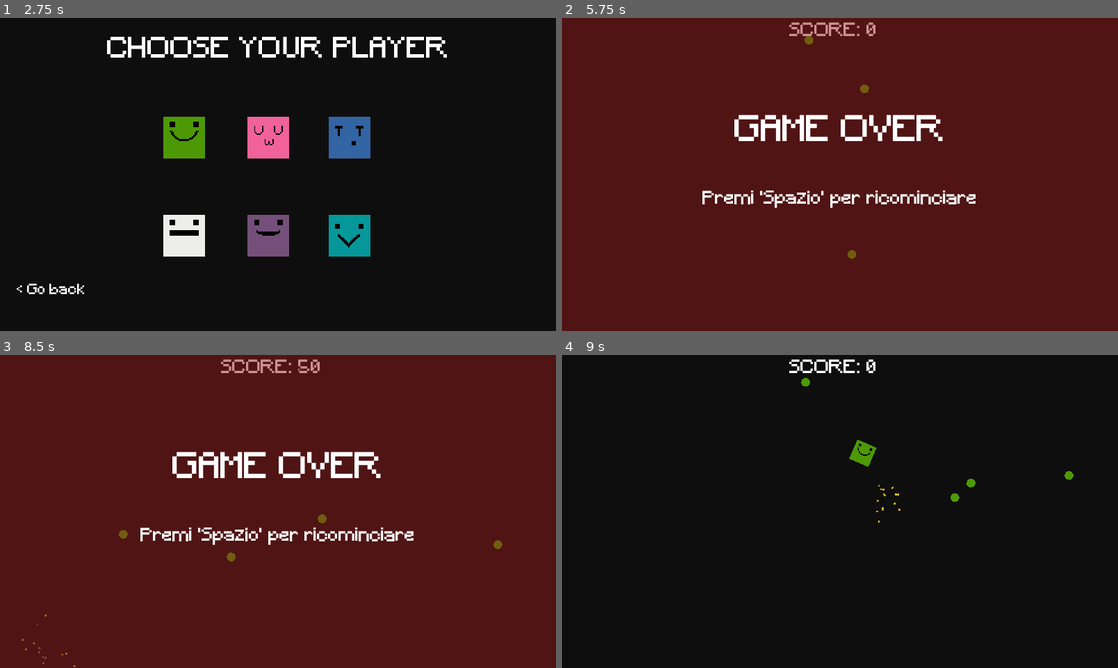
Above: before the commit, frames 1-4 (two rows, left to right).
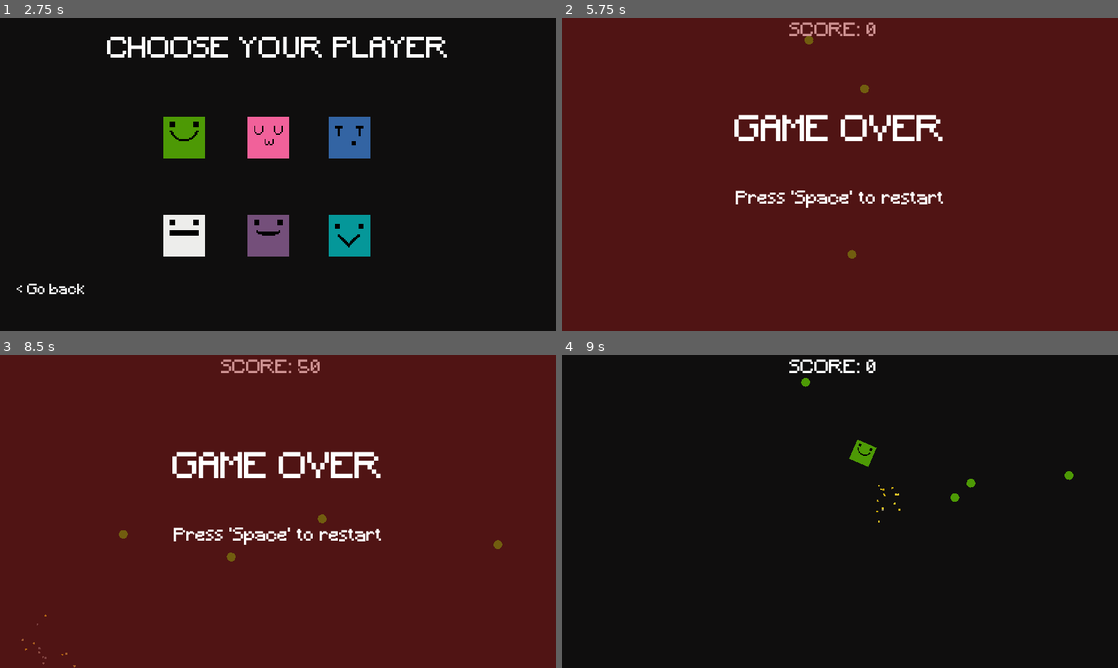
Above: after the commit, the same moments.

Repository: Stefano-Labianca/Square-Shooter
Game: Godot game, scene res://Scenes/GUI/MainGUI.tscn
The game is run twice, just before and just after one commit, with the same random seed, the same clock (stepped at 60 frames per second) and the same inputs.
Inputs (mouse positions are in pixels of both pictures, inside the frame that each line leads up to):
- Up to frame 1 (2.75 s): click "Play" at 0.5 s; click "< Go back" at 1.25 s; click "Play" at 2 s
- Up to frame 2 (5.75 s): tap Enter at 2.75 s; move the mouse to (745, 136) at 2.77 s; press the mouse at (745, 136) at 2.78 s; hold D (right) 2.78-3.53 s; move the mouse to (728, 190) at 3.52 s; release the mouse at (728, 190) at 3.53 s; hold S (down) 3.53-4.28 s; click (728, 190) at 3.6 s; move the mouse to (895, 105) at 4.27 s; press the mouse at (895, 105) at 4.28 s; hold D (right) 4.28-5.03 s; move the mouse to (812, 237) at 5.02 s; release the mouse at (812, 237) at 5.03 s; hold W (up) from 5.03 s (still down); click (812, 237) at 5.1 s
- Up to frame 3 (8.5 s): tap Space (restart) at 5.75, 6.4 s; move the mouse to (444, 558) at 5.77 s; release W (up) at 5.78 s; press the mouse at (444, 558) at 5.78 s; hold A (left) 5.78-7.28 s; move the mouse to (111, 464) at 6.52 s; release the mouse at (111, 464) at 6.53 s; click (111, 464) at 6.6 s; move the mouse to (305, 511) at 7.27 s; press the mouse at (305, 511) at 7.28 s; hold S (down) 7.28-8.03 s; move the mouse to (194, 433) at 8.02 s; release the mouse at (194, 433) at 8.03 s; hold D (right) from 8.03 s (still down); click (194, 433) at 8.1 s
- Up to frame 4 (9 s): tap Space (restart) at 8.75 s; move the mouse to (962, 495) at 8.77 s; release D (right) at 8.78 s; press the mouse at (962, 495) at 8.78 s; hold W (up) from 8.78 s (still down)

Frame 1 is identical in both runs. In frame 2, 1.1% of the frame differs, in the area x 25-75%, y 55-77%; in frame 3, 1.2%, in the area x 7-75%, y 51-96%; in frame 4, less than 0.1%.

Commit message:
-- VERSION RELEASE 1.1.0 -- [UPDATES]: - New audios for the explosions for the "armored" and for the "bomber" enemies; - New audio played when the player die; [CHANGES]: - Clean up the logic of the code; - Unused AudioStreamPlayer2D and Particles2D nodes will autodelete after some seconds;

Diff:
--- a/Global.gd
+++ b/Global.gd
@@ -5,8 +5,8 @@
 const LOGIN_SCENE_PATH: String = "res://World.tscn"
 const DIRECTORY_SAVE_FILE: String = "user://save/"
 const SAVE_FILE_PATH: String = DIRECTORY_SAVE_FILE + "save_game.dat"
-const DEAD_VOLUME: float = -5.5
-const CLICK_VOLUME: float = -4.0
+const DEAD_VOLUME: float = -13.75
+const CLICK_VOLUME: float = -7.0
 
 var score_label: Label = null
 var score_node = null
@@ -60,12 +60,14 @@
 var explosion_type: Dictionary = {
 	"bomber_explosion": {
 		"particles": preload("res://particles/Explosion.tscn"),
-		"sound": load("res://assets/audio/sounds/bomb.wav")
+		"sound": load("res://assets/audio/sounds/bomb.wav"),
+		"volume": -7.5
 	},
 
 	"armored_explosion": {
 		"particles": preload("res://particles/ExplosionBot.tscn"),
-		"sound": load("res://assets/audio/sounds/bomb_bot.wav")
+		"sound": load("res://assets/audio/sounds/bomb_bot.wav"),
+		"volume": -15.5
 	}
 }
 
@@ -92,5 +94,10 @@
 	click.play(0)
 
 
-func _on_player_killed():
-	print("Morto")
+func _clean_particles_and_sounds_on_timeout(audio: AudioStreamPlayer2D, particle: Particles2D) -> void:
+	audio.queue_free()
+	particle.queue_free()
+
+
+func _clean_sounds_on_timeout(audio: AudioStreamPlayer2D) -> void:
+	audio.queue_free()
--- a/Scenes/GUI/GameOver.tscn
+++ b/Scenes/GUI/GameOver.tscn
@@ -71,6 +71,6 @@
 margin_right = 1280.0
 margin_bottom = 439.0
 custom_fonts/font = SubResource( 4 )
-text = "Premi 'Spazio' per ricominciare"
+text = "Press 'Space' to restart"
 align = 1
 valign = 1
--- a/Scenes/Online/Server.tscn
+++ /dev/null
@@ -1,10 +0,0 @@
-[gd_scene load_steps=2 format=2]
-
-[ext_resource path="res://Scripts/server_script.gd" type="Script" id=1]
-
-[node name="Server" type="Node"]
-script = ExtResource( 1 )
-
-[node name="HTTPRequest" type="HTTPRequest" parent="."]
-
-[connection signal="request_completed" from="HTTPRequest" to="." method="_on_HTTPRequest_request_completed"]
--- a/Scenes/Player.tscn
+++ b/Scenes/Player.tscn
@@ -11,7 +11,7 @@
 script = ExtResource( 2 )
 
 [node name="Muzzle" type="Position2D" parent="."]
-position = Vector2( 29.0627, 0 )
+position = Vector2( 29, 0 )
 
 [node name="Sprite" type="Sprite" parent="."]
 scale = Vector2( 1.5, 1.5 )
--- a/Scripts/enemy_script.gd
+++ b/Scripts/enemy_script.gd
@@ -3,7 +3,6 @@
 signal player_killed
 
 const WEIGHT: float = 0.55
-const EXPLOSION_VOLUME: float = -6.5
 const HIT_VOLUME: float = -4.50
 
 var enemy_speed: int
@@ -40,14 +39,13 @@
 
 func _on_Hitbox_body_entered(body: Node) -> void:
 	if body.is_in_group("player"):
-		if enemy_type == 3: # Verifico se il tipo di nemico è il 'bomber'
-			_show_explosion("bomber_explosion")
-			_play_explosion_sound("bomber_explosion")
+		if enemy_type == 3: # Check if the enemy is the 'bomber'
+			_instantiate_enemy_dead("bomber_explosion")
 
 		Global.play_dead_sound(body.position)
 
-		self.queue_free()
-		body.queue_free() # Uccidi il player
+		self.queue_free() # Enemy disappears
+		body.queue_free() # Kill the player
 		Global.player = null
 
 		_connect_player_killed_signal()
@@ -63,12 +61,10 @@
 
 			if enemy_lives == 0:
 				if enemy_type == 3: # Check if the enemy is the 'bomber'
-					_show_explosion("bomber_explosion")
-					_play_explosion_sound("bomber_explosion")
+					_instantiate_enemy_dead("bomber_explosion")
 
 				if enemy_type == 4:  # Check if the enemy is the 'armored'
-					_show_explosion("armored_explosion")
-					_play_explosion_sound("armored_explosion")
+					_instantiate_enemy_dead("armored_explosion")
 
 				Global.score_node.callv("update_score", [enemy_score])
 				_show_score_feed()
@@ -79,26 +75,24 @@
 			$Sprite.texture = Global.stun_texture
 
 
-# Show the explosion for the enemy type 'bomber' and 'armored'
-func _show_explosion(explosion_type: String) -> void:
+# Show the explosion for the enemy type 'bomber' or 'armored'
+func _get_explosion(explosion_type: String) -> Particles2D:
 	var ExplosionParticles = Global.explosion_type[explosion_type].particles
 	var explosion_particles_instance = ExplosionParticles.instance()
-
 	explosion_particles_instance.position = self.position
-	get_tree().get_root().call_deferred("add_child", explosion_particles_instance, true)
-	explosion_particles_instance.emitting = true
 
 
+	return explosion_particles_instance
 
-func _play_explosion_sound(explosion_type: String) -> void:
+
+func _get_explosion_sound(explosion_type: String) -> AudioStreamPlayer2D:
 	var explosion_audio = AudioStreamPlayer2D.new()
 
 	explosion_audio.stream = Global.explosion_type[explosion_type].sound
 	explosion_audio.position = self.position
-	explosion_audio.volume_db = EXPLOSION_VOLUME
+	explosion_audio.volume_db = Global.explosion_type[explosion_type].volume
 
-	get_tree().get_root().call_deferred("add_child", explosion_audio, true)
-	explosion_audio.play(0)
+	return explosion_audio
 
 
 func _play_hit_sound() -> void:
@@ -108,8 +102,23 @@
 	hit_sound.position = self.position
 	hit_sound.volume_db = HIT_VOLUME
 
+	var timer: Timer = _create_hit_life_timer(hit_sound)
+	hit_sound.add_child(timer, true)
+
 	get_tree().get_root().call_deferred("add_child", hit_sound, true)
 	hit_sound.play(0)
+
+
+# Return a life timer, of 3 seconds, for the [audio] of the enemy's hit.
+# - [audio: AudioStreamPlayer2D] - The hit audio.
+func _create_hit_life_timer(audio: AudioStreamPlayer2D) -> Timer:
+	var life_timer: Timer = Timer.new()
+
+	life_timer.wait_time = 3
+	life_timer.autostart = true
+	life_timer.connect("timeout", Global, "_clean_sounds_on_timeout", [audio])
+
+	return life_timer
 
 
 func _show_score_feed() -> void:
@@ -126,6 +135,34 @@
 	$Sprite.texture = enemy_sprite
 
 
+# Return a life timer, of 3 seconds, for the [audio] of the explosion.
+# - [audio: AudioStreamPlayer2D] - The explosion audio.
+# - [particle: Particles2D] - The visual effect of the explosion.
+func _create_explosion_life_timer(audio: AudioStreamPlayer2D) -> Timer:
+	var life_timer: Timer = Timer.new()
+
+	life_timer.wait_time = 3
+	life_timer.autostart = true
+	life_timer.connect("timeout", Global, "_clean_sounds_on_timeout", [audio])
+
+	return life_timer
+
+# Insert the explosion particle and the explosion sound of the enemy.
+# - [explosion_type: String] - The tyoe of the explosion to show in the scene.
+func _instantiate_enemy_dead(explosion_type: String) -> void:
+	var explosion_particle: Particles2D = _get_explosion(explosion_type)
+	var explosion_sound: AudioStreamPlayer2D = _get_explosion_sound(explosion_type)
+	var timer: Timer = _create_explosion_life_timer(explosion_sound)
+
+	get_tree().get_root().call_deferred("add_child", explosion_particle, true)
+	explosion_particle.emitting = true
+
+	get_tree().get_root().call_deferred("add_child", explosion_sound, true)
+	explosion_sound.play(0)
+
+	explosion_sound.add_child(timer, true)
+
+
 func _connect_player_killed_signal() -> void:
 	var _err = self.connect("player_killed", Global.world_node, "_on_player_killed")
 
--- a/Scripts/game_controller_script.gd
+++ b/Scripts/game_controller_script.gd
@@ -19,10 +19,7 @@
 	score_label_node.text = "SCORE: 0"
 
 	Global.dead_node.visible = false
-	enemies = get_tree().get_nodes_in_group("enemy")
-
-	for enemy in enemies:
-		enemy.queue_free()
+	_clean_scene_from_enemy()
 
 	self.add_child(player_node, true)
 
@@ -30,3 +27,10 @@
 func _on_player_killed() -> void:
 	$EnemySpawner/SpawnTimer.stop()
 	Global.dead_node.visible = true
+
+
+func _clean_scene_from_enemy() -> void:
+	enemies = get_tree().get_nodes_in_group("enemy")
+
+	for enemy in enemies:
+		enemy.queue_free()
--- a/Scripts/player_script.gd
+++ b/Scripts/player_script.gd
@@ -19,7 +19,7 @@
 	_player_movement()
 
 
-# MOve the player
+# Move the player
 func _player_movement() -> void:
 	var motion: Vector2 = Vector2()
 
@@ -51,26 +51,29 @@
 
 # Give the possibility to shoot a bullet
 func _fire() -> void:
+	var bullet: RigidBody2D = _create_bullet()
+	var spark: Particles2D = _create_spark()
+	var audio: AudioStreamPlayer2D = _create_shoot_audio()
+	var life_timer: Timer = _create_spark_life_timer(audio, spark)
+
+	get_tree().get_root().call_deferred("add_child", bullet, true)
+	get_tree().get_root().call_deferred("add_child", spark, true)
+	spark.emitting = true
+
+	get_tree().get_root().call_deferred("add_child", audio, true)
+	audio.play(0)
+	audio.add_child(life_timer, true)
+
+
+# Return an instance of the player's bullet.
+func _create_bullet() -> RigidBody2D:
 	var bullet_instance: RigidBody2D = Bullet.instance()
 
-	# Creazione proiettile
 	bullet_instance.position = $Muzzle.get_global_position()
 	bullet_instance.rotation_degrees = self.rotation_degrees
 	bullet_instance.apply_impulse(Vector2(), Vector2(bullet_instance.bullet_speed, 0).rotated(self.rotation))
 
-	var spark: Particles2D = _create_spark()
-	var audio: AudioStreamPlayer2D = _create_shoot_audio()
-
-	# Inserisco il proiettile nella scena
-	get_tree().get_root().call_deferred("add_child", bullet_instance, true)
-
-	# Inserisco le particelle nella scena
-	get_tree().get_root().call_deferred("add_child", spark, true)
-	spark.emitting = true
-
-	# Inserisco l'audio della particella dello sparo nella scena
-	get_tree().get_root().call_deferred("add_child", audio, true)
-	audio.play(0)
+	return bullet_instance
 
 
 func _create_spark() -> Particles2D:
@@ -89,10 +92,24 @@
 	shoot_audio.stream = load("res://assets/audio/sounds/player_shoot.wav")
 	shoot_audio.volume_db = GUN_VOLUME
 	shoot_audio.position = $Muzzle.get_global_position()
+	shoot_audio.name = "ShootAudio"
 
 	return shoot_audio
 
 
-# Reloadin timeout
+# Reloading timeout
 func _on_Reload_timeout() -> void:
 	can_shoot = true
+
+
+# Return a life timer, of 3 seconds, for the [spark] and for the [audio] of the gun.
+# - [audio: AudioStreamPlayer2D] - The shoot audio.
+# - [spark: Particles2D] - The visual effect of the shoot.
+func _create_spark_life_timer(audio: AudioStreamPlayer2D, spark: Particles2D) -> Timer:
+	var life_timer: Timer = Timer.new()
+
+	life_timer.wait_time = 3
+	life_timer.autostart = true
+	life_timer.connect("timeout", Global, "_clean_particles_and_sounds_on_timeout", [audio, spark])
+
+	return life_timer
--- a/particles/ExplosionBot.tscn
+++ b/particles/ExplosionBot.tscn
@@ -52,7 +52,7 @@
 tracks/1/imported = false
 tracks/1/enabled = true
 tracks/1/keys = {
-"times": PoolRealArray( 0, 0.4, 0.5 ),
+"times": PoolRealArray( 0, 0.3, 0.5 ),
 "transitions": PoolRealArray( 0.196, 0.196, 0.196 ),
 "update": 0,
 "values": [ Color( 1, 1, 1, 1 ), Color( 1, 1, 1, 1 ), Color( 1, 1, 1, 0 ) ]
@@ -84,11 +84,11 @@
 [node name="BotBlast" type="Area2D" parent="."]
 
 [node name="CollisionShape2D" type="CollisionShape2D" parent="BotBlast"]
-scale = Vector2( 0.1, 0.1 )
 shape = SubResource( 4 )
 
 [node name="Sprite" type="Sprite" parent="."]
-scale = Vector2( 0.1, 0.1 )
+modulate = Color( 1, 1, 1, 0 )
+scale = Vector2( 4, 4 )
 texture = ExtResource( 1 )
 
 [node name="AnimationPlayer" type="AnimationPlayer" parent="Sprite"]
Not shown, changed: assets/audio/sounds/bomb.wav
Not shown, changed: assets/audio/sounds/bomb_bot.wav
Not shown, changed: assets/audio/sounds/dead_sound.wav
